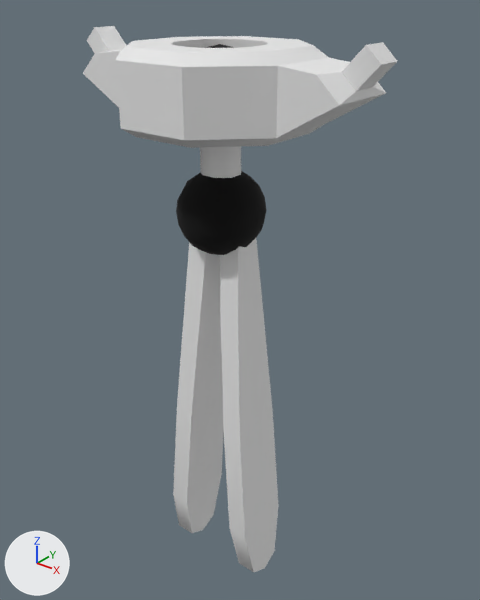
What one commit did to the OBJ model CakeChuff/src/model/robotUpper.obj.
Before and after are seen from a camera (50 mm lens) standing at (5.1, -6.0, 7.55) and looking at (0.06, 0.3, 3.65). Lighting does not change. The marker at lower left points along +X, +Y and +Z. Where no turn or scale is listed for an object, it has been applied to the vertices. Vertices at the same position are counted once.

Objects in the first picture: 'robotUpper'.
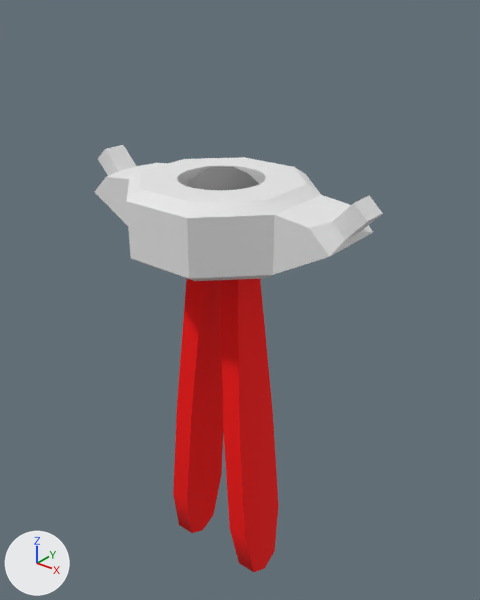
What the commit changed:
Material 'phong6SG' (mat_phong6sg) is new.
Its base color is (1.0, 0.0, 0.0) (red #ff0000).
Its metallic is 0.17.
Its roughness is 0.866.
Material 'phong7SG' (mat_phong7sg) is new.
Its base color is (0.2, 0.2, 0.2) (grey #7c7c7c).
Its metallic is 0.13.
Its roughness is 0.866.
Material 'phong8SG' (mat_phong8sg) is new.
Its base color is (0.83, 0.83, 0.83) (white #ebebeb).
Its metallic is 0.18.
Its roughness is 0.866.
me_robotupper is used by ob_robotupper; location (0.0, 0.0, 0.0).
me_robotupper had 1120 vertices, 2068 faces and spanned x -2.05..2.09, y -1.13..1.11, z -0.58..6.99.
me_robotupper no longer uses material mat_robot_pasted__mi_metallic_paint1sg (white #e7e7e7).
me_robotupper no longer uses material mat_robot_blinn2sg (black #000000).
me_robotupper now has 830 vertices, 1648 faces and spans x -2.05..2.09, y -1.13..1.11, z -0.58..5.52.
me_robotupper part 1: the loose piece of 178 vertices spanning x -0.52..0.57, y -0.56..0.53, z 4.43..5.52 is moved by (0.0, 0.02, 0.0), in mat_phong7sg (grey #7c7c7c).
me_robotupper part 2: a new loose piece of 104 vertices spanning x -2.05..2.09, y -1.13..1.11, z 4.46..5.49, in mat_phong8sg (white #ebebeb).
me_robotupper part 3: the loose piece of 178 vertices spanning x -0.52..0.57, y -0.56..0.53, z 5.8..6.89 is deleted.
me_robotupper part 4: the loose piece of 112 vertices spanning x -0.22..0.27, y -0.26..0.22, z 5.01..5.97 is deleted.
me_robotupper part 5: the loose piece of 104 vertices spanning x -2.05..2.09, y -1.13..1.11, z 5.97..6.99 is deleted.
me_robotupper part 6: 1088 faces spanning x -0.76..0.78, y -0.41..0.41, z -0.58..5.12 switch from mat_robot_mi_car_paint_phen6sg (white #e7e7e7) to mat_phong6sg (red #ff0000).
me_robotupper now uses material mat_phong7sg (grey #7c7c7c).
me_robotupper now uses material mat_phong8sg (white #ebebeb).

What differs and where, as boxes [x1, y1, x2, y2] in the pictures (480 x 600 px; the box of a moved part takes in the faces that stretch with it):
'robotUpper', reshaped (9% narrower, 22% shorter): before [83, 26, 398, 572]; after [95, 145, 383, 572]
part 1 of me_robotupper, moved or reshaped: before [176, 171, 267, 255]; after [186, 166, 259, 190]
part 2 of me_robotupper, added: after [95, 145, 383, 281]
part 3 of me_robotupper, deleted: before [204, 44, 234, 48]
part 4 of me_robotupper, deleted: before [200, 146, 241, 178]
part 5 of me_robotupper, deleted: before [83, 26, 398, 148]
part 6 of me_robotupper, recoloured (grey to red): [173, 279, 279, 572] in both
